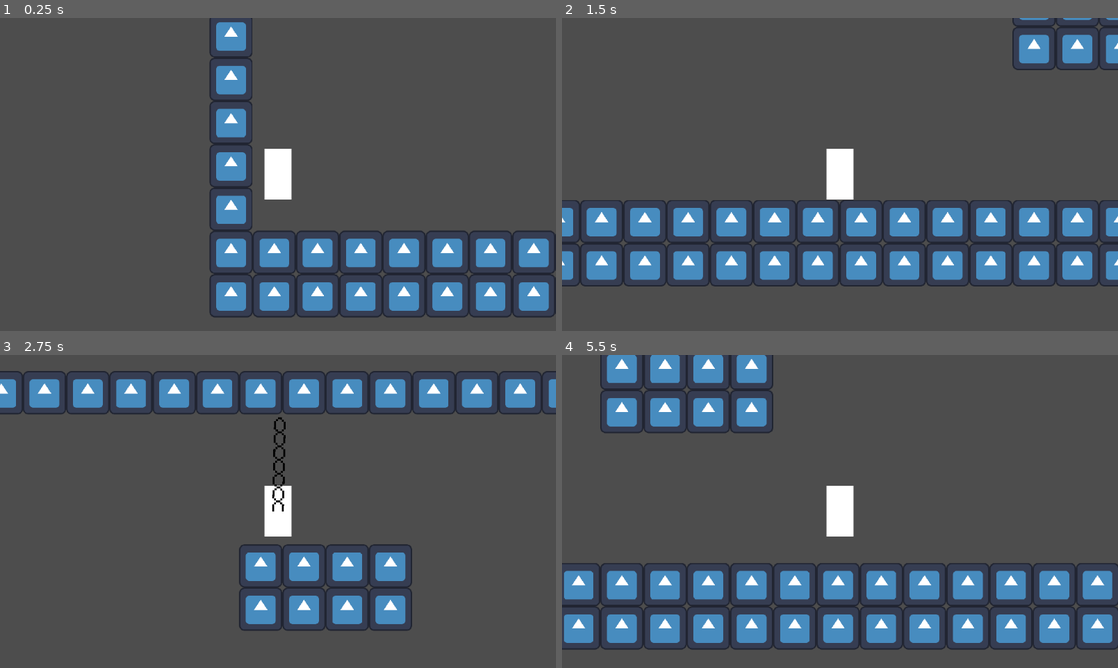
Above: before the commit, frames 1-4 (two rows, left to right).
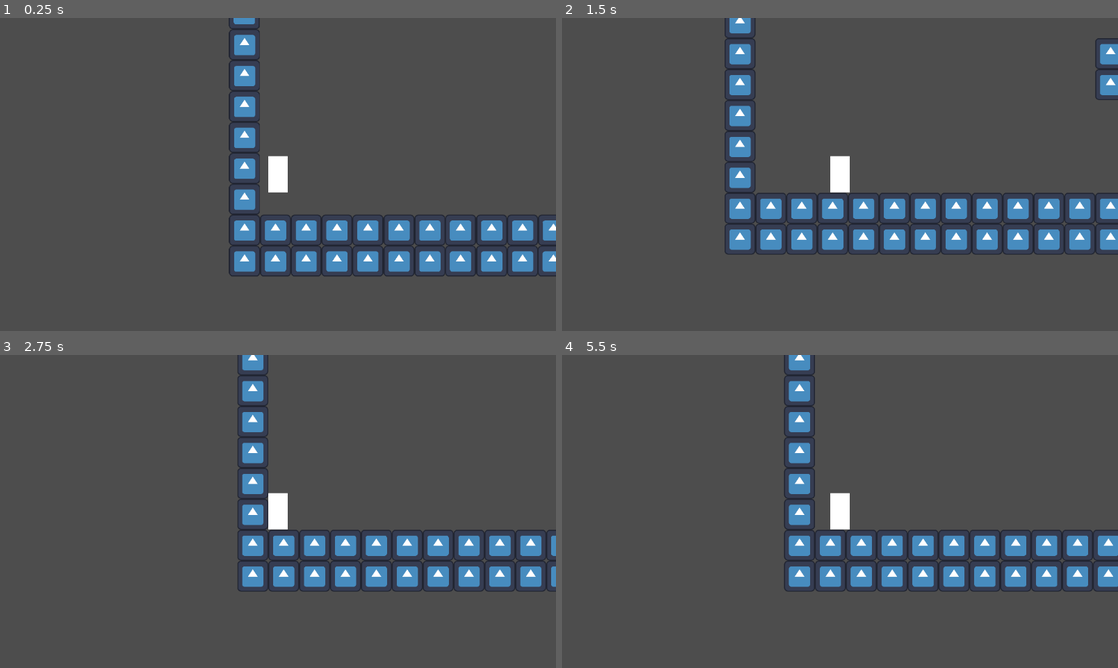
Above: after the commit, the same moments.

Repository: LitheFulminare/movimentos-explosoes-e-particulas
Game: Godot game, scene res://Game scenes/Prototyping.tscn
Same seed, same stepped clock (60 frames per second), same inputs: the game is played once before the commit and once after it. The engine's default icon, where the game draws it, is replaced by a stand-in: a white triangle on a blue panel in a dark square.
Inputs:
- Up to frame 1 (0.25 s): no input
- Up to frame 2 (1.5 s): hold D (Right) from 0.53 s (still down); tap Shift (Dash) at 0.6, 1.35 s; tap W (Up) at 0.77 s
- Up to frame 3 (2.75 s): tap W (Up) at 1.52 s; release D (Right) at 2.03 s; hold A (Left) from 2.03 s (still down); tap F (Grappling Hook) at 2.1 s; tap Shift (Dash) at 2.3 s
- Up to frame 4 (5.5 s): release A (Left) at 2.78 s; hold D (Right) 2.78-4.28 s; tap Shift (Dash) at 2.85, 3.6, 4.55, 5.1 s; tap W (Up) at 3.02, 3.77, 4.52 s; hold A (Left) 4.28-5.03 s; tap F (Grappling Hook) at 4.35 s; hold D (Right) from 5.03 s (still down)

The runs differ from the first frame. In frame 1, 17% of the frame differs, in the area x 37-100%, y 0-96%; in frame 2, 23%; in frame 3, 19%; in frame 4, 28%, in the area x 0-100%, y 0-95%.

Commit message:
added acceleration

Diff:
--- a/Godot Project/Components/Entity/movement_controller.gd
+++ b/Godot Project/Components/Entity/movement_controller.gd
@@ -7,8 +7,12 @@
 @export var dash_cooldown_timer: Timer
 
 @export_group("Parameters")
-@export var walk_speed: float = 300
+@export_subgroup("Walk")
+@export var maximum_walk_speed: float = 300
+@export var acceleration: float = 50
+@export_subgroup("Dash")
 @export var dash_speed_multiplier: float = 5
+@export_subgroup("Jump")
 @export var jump_velocity: float = 400
 @export_range(0, 1) var jump_release_deceleration = 0.5
 
@@ -18,8 +22,8 @@
 
 var double_jump_active:bool = false
 
-@onready var base_walk_speed: float = walk_speed
-@onready var dash_speed: float = walk_speed * dash_speed_multiplier
+@onready var base_walk_speed: float = maximum_walk_speed
+@onready var dash_speed: float = maximum_walk_speed * dash_speed_multiplier
 
 func move(delta: float) -> void:
 	if !character_body.is_on_floor() && !is_dashing:
@@ -39,7 +43,7 @@
 	if PlayerVars.dash_unlocked && Input.is_action_just_pressed("Dash") && !is_dash_on_cooldown:
 		is_dashing = true
 		is_dash_on_cooldown = true
-		walk_speed = dash_speed
+		maximum_walk_speed = dash_speed
 		dash_duration_timer.start()
 
 	var direction: float
@@ -53,10 +57,14 @@
 		direction = Input.get_axis("Left", "Right")
 
 	if direction:
-		character_body.velocity.x = direction * walk_speed
+		if character_body.velocity.x < maximum_walk_speed:
+			character_body.velocity.x += direction * acceleration
+		else:
+			character_body.velocity.x = direction * maximum_walk_speed
+
 		is_looking_right = direction > 0
 	else:
-		character_body.velocity.x = move_toward(character_body.velocity.x, 0, walk_speed)
+		character_body.velocity.x = move_toward(character_body.velocity.x, 0, maximum_walk_speed)
 
 	print(character_body.velocity)
 	character_body.move_and_slide()
@@ -64,7 +72,7 @@
 
 func _on_dash_duration_timeout() -> void:
 	is_dashing = false
-	walk_speed = base_walk_speed
+	maximum_walk_speed = base_walk_speed
 	dash_cooldown_timer.start()
 
 
--- a/Godot Project/Player/player.tscn
+++ b/Godot Project/Player/player.tscn
@@ -25,7 +25,8 @@
 character_body = NodePath("..")
 dash_duration_timer = NodePath("../Dash Duration")
 dash_cooldown_timer = NodePath("../Dash Cooldown")
-walk_speed = 350.0
+maximum_walk_speed = 900.0
+acceleration = 10.0
 jump_velocity = 450.0
 jump_release_deceleration = 0.35
 
@@ -62,7 +63,7 @@
 one_shot = true
 
 [node name="Camera2D" type="Camera2D" parent="."]
-zoom = Vector2(0.7, 0.7)
+zoom = Vector2(0.5, 0.5)
 process_callback = 0
 
 [node name="ColorRect" type="ColorRect" parent="."]
